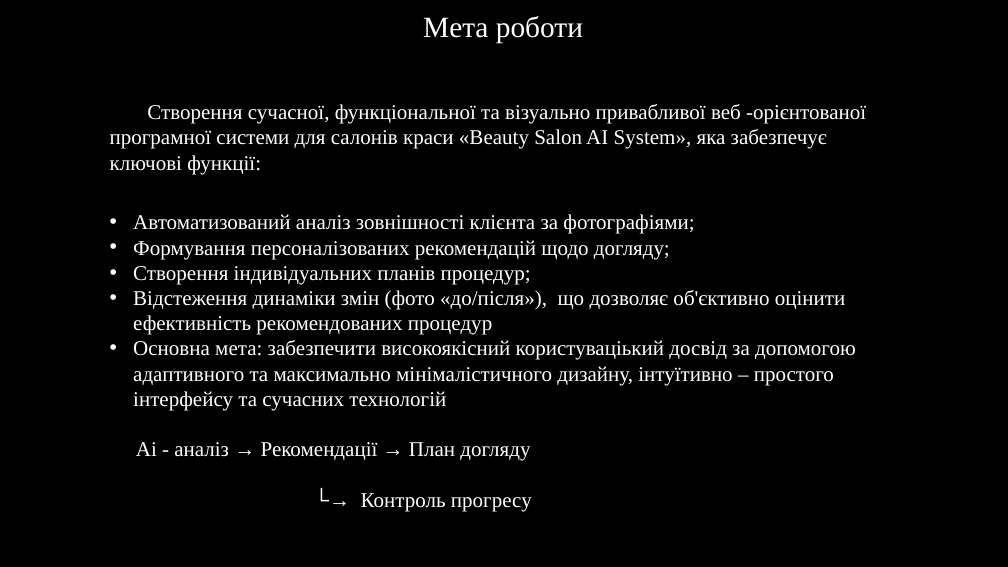
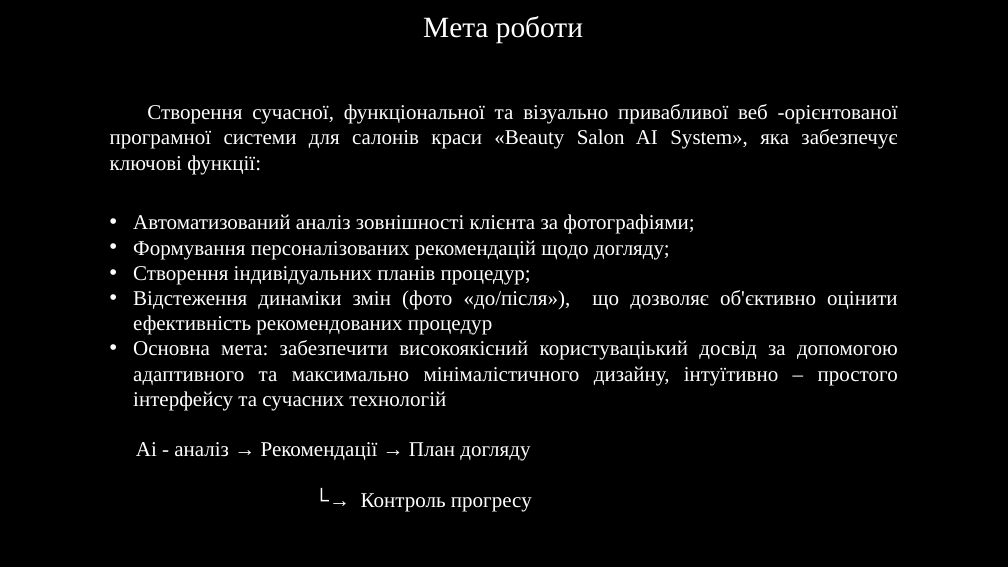
Before and after one commit to NureSheikoAndrii/2026_kkp-project, a slide deck: slide 2 of 2026_Б_ПІ_ПЗПІ-23-7_Шейко_А_О.pptx. Drawn at 1008x567 pixels with LibreOffice and Linux fonts; fonts in the diff are those of the drawing; background and template pictures are left out. Boxes give left, top, right and bottom in pixels: in the first picture for what was removed or moved away, otherwise in the second. Text is boxed around its words. In the diff, an @@ line names an element or a change of style, - is before the commit and + after.

```diff
--- a/2026_Б_ПІ_ПЗПІ-23-7_Шейко_А_О.pptx
+++ b/2026_Б_ПІ_ПЗПІ-23-7_Шейко_А_О.pptx
@@ text "Створення сучасної, функціональної та візуально ..." at (x1=110, y1=104, x2=898, y2=174): alignment left to justified @@
@@ text "Автоматизований аналіз зовнішності клієнта за ..." at (x1=133, y1=214, x2=898, y2=511): alignment left to justified @@
```
Also in this commit, not shown: 8 other slides changed, 2 slides added.
